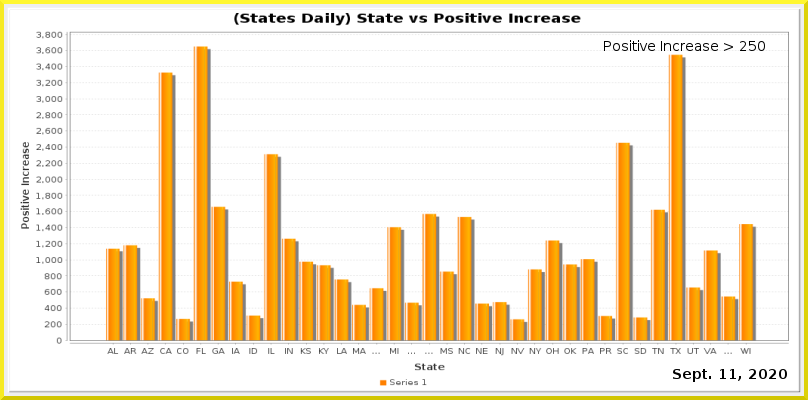
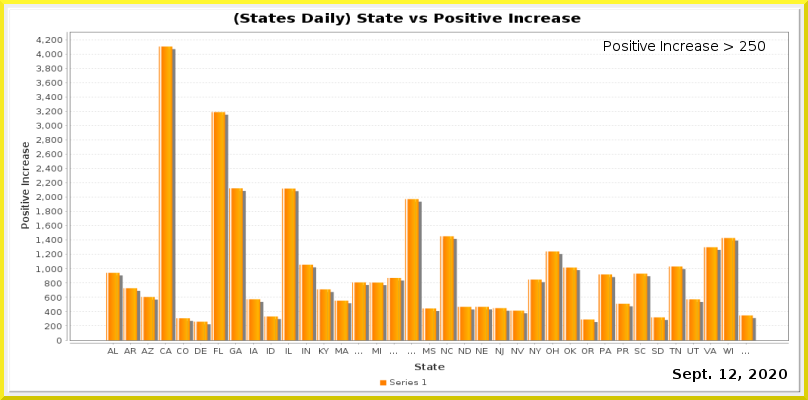
Comparing the layer stacks of the two 808x400 images. Changes:
painted on "Current Date" over [729, 369, 736, 379]
painted on "Date_vs_TestIncrease.png" over [36, 31, 789, 354]
